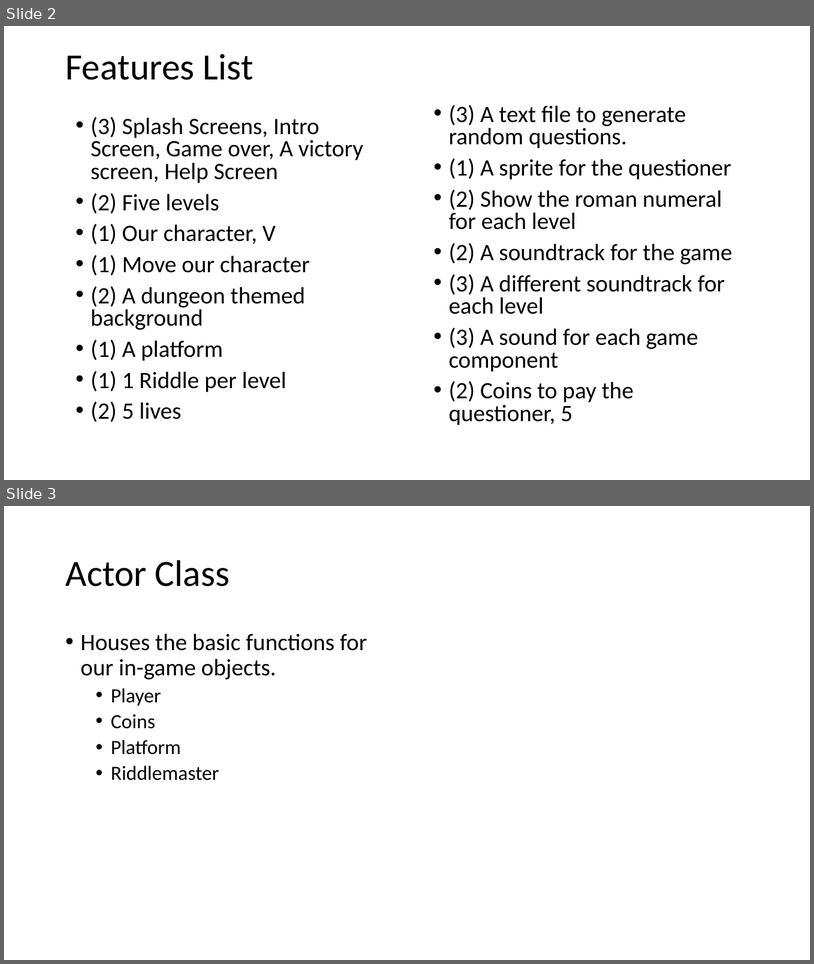
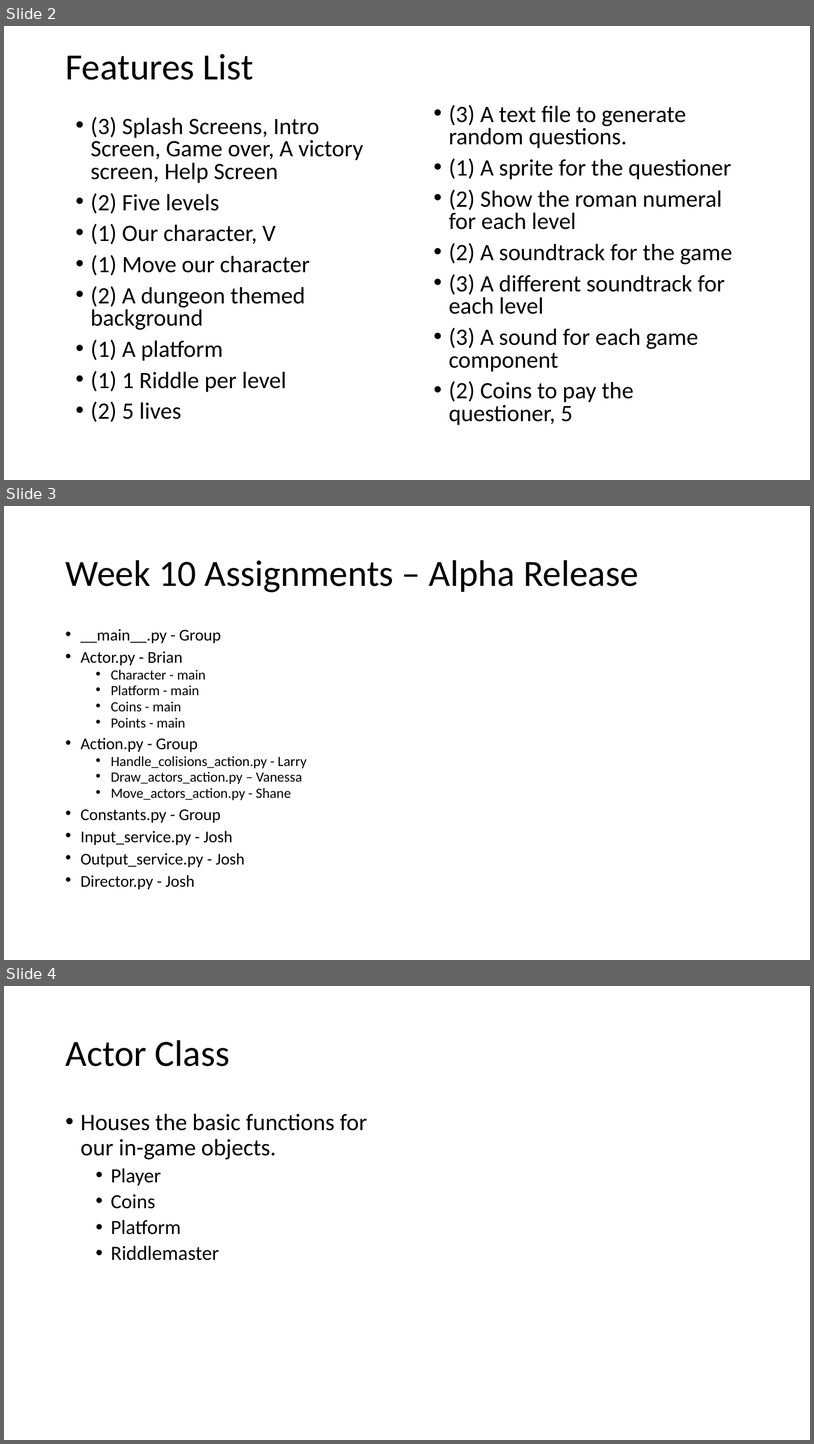
Before and after one commit to joshwassum/team5_final, a slide deck: docs/The Heroic V (Five).pptx. Shown one above the other, each under a label of ours: slides 2 and 3 before the commit, slides 2, 3 and 4 after it. The pictures are 814x964 and 814x1444 pixels, drawn with LibreOffice and Linux fonts; fonts in the diff are those of the drawing. Boxes give left, top, right and bottom in pixels: in the first picture for what was removed or moved away, otherwise in the second. Text is boxed around its words. In the diff, an @@ line names an element or a change of style, - is before the commit and + after.

Commit message:
Changes to the CRC cards

```diff
--- a/docs/The Heroic V (Five).pptx
+++ b/docs/The Heroic V (Five).pptx
@@ slide 3 added at (4, 506, 810, 960), background #FFFFFF @@
@@ title added at (65, 560, 639, 592), 44 pt, text #000000 @@
+Week 10 Assignments – Alpha Release
@@ text added at (81, 629, 306, 889), 16.8 pt, text #000000 @@
+• __main__.py - Group
+• Actor.py - Brian
+  • Character - main
+  • Platform - main
+  • Coins - main
+  • Points - main
+• Action.py - Group
+  • Handle_colisions_action.py - Larry
+  • Draw_actors_action.py – Vanessa
+  • Move_actors_action.py - Shane
+• Constants.py - Group
+• Input_service.py - Josh
+• Output_service.py - Josh
+• Director.py - Josh
@@ what was slide 3 is now slide 4 @@
```
